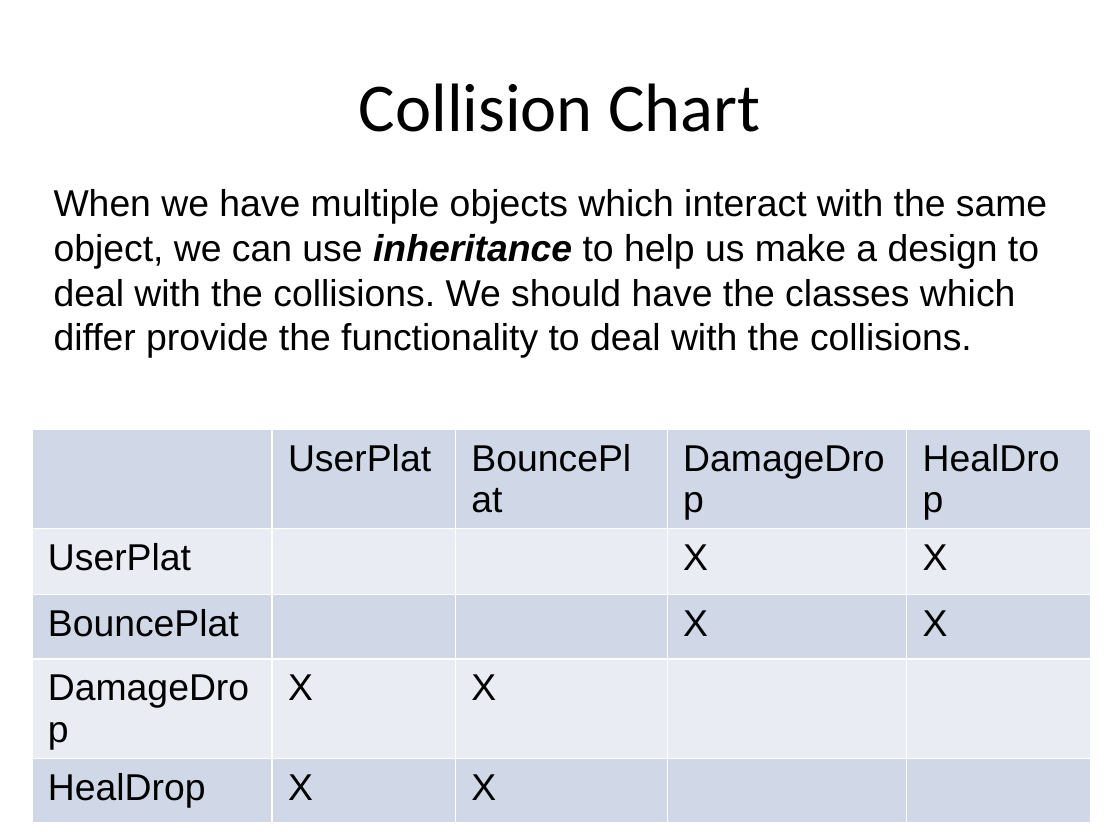
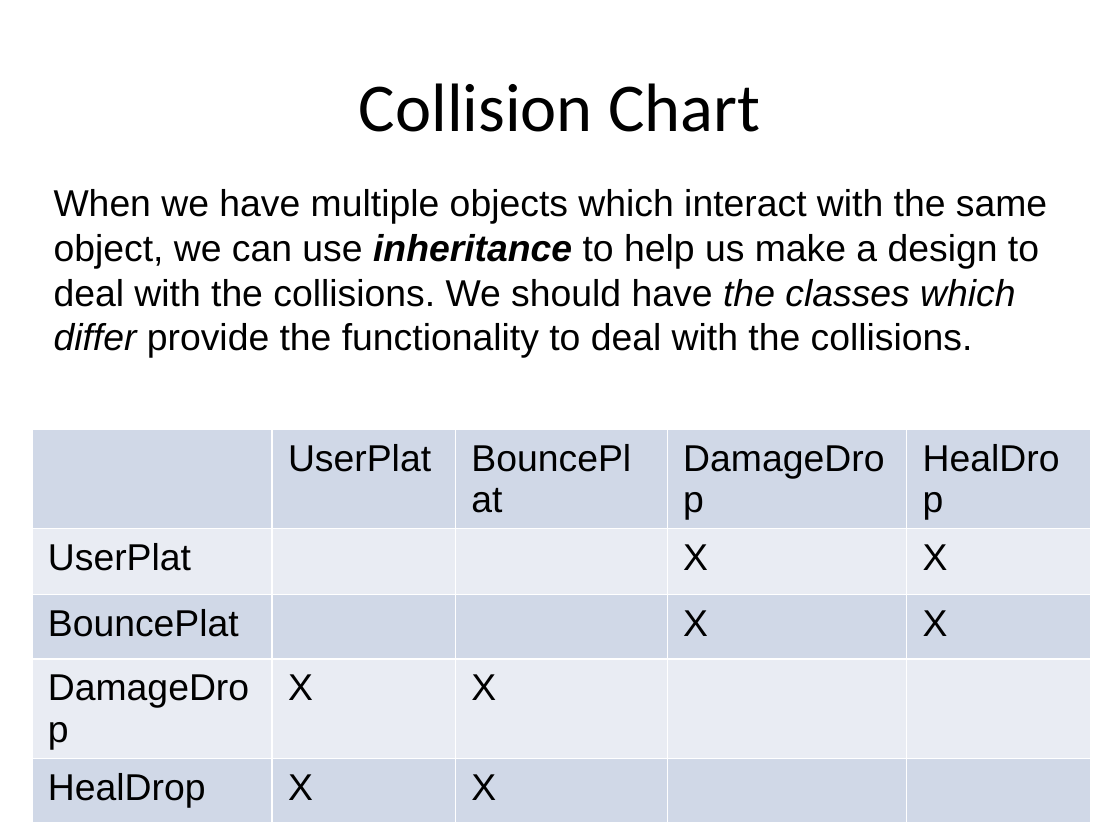
Before and after one commit to RHIT-CSSE/csse220, a slide deck: slide 10 of ClassMaterials/CollisionHandling/Slides/Part1-DesignInheritance.pptx (slide 11 before the commit). Drawn at 1120x840 pixels with LibreOffice and Linux fonts; fonts in the diff are those of the drawing. Boxes give left, top, right and bottom in pixels: in the first picture for what was removed or moved away, otherwise in the second. Text is boxed around its words. In the diff, an @@ line names an element or a change of style, - is before the commit and + after.

```diff
--- a/ClassMaterials/CollisionHandling/Slides/Part1-DesignInheritance.pptx
+++ b/ClassMaterials/CollisionHandling/Slides/Part1-DesignInheritance.pptx
@@ text "When we have multiple objects ..." at (54,189,1047,358): italic on in "the classes which differ" @@
```
Also in this commit, not shown: 4 other slides changed, 1 slide removed, 5 other files.
